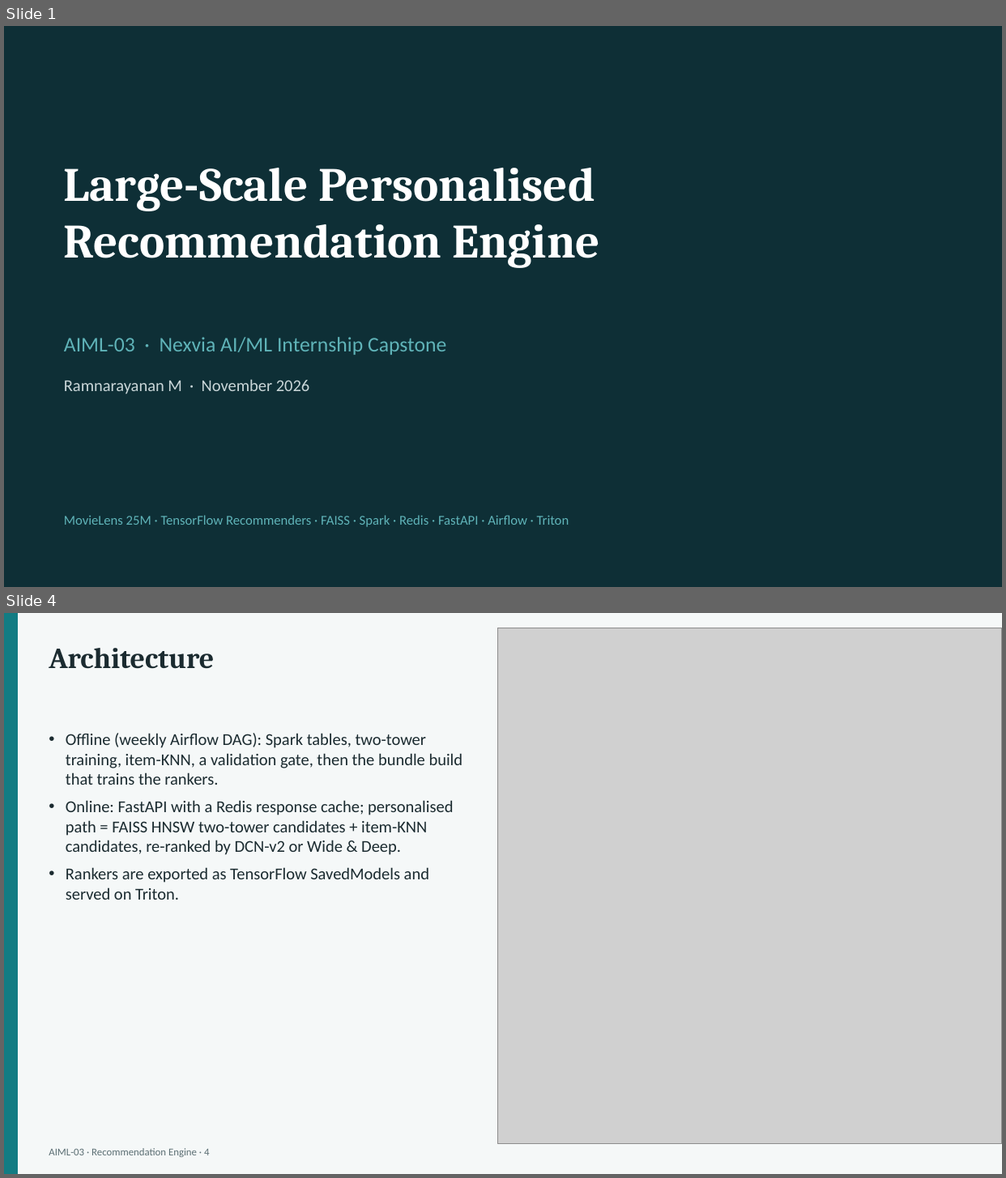
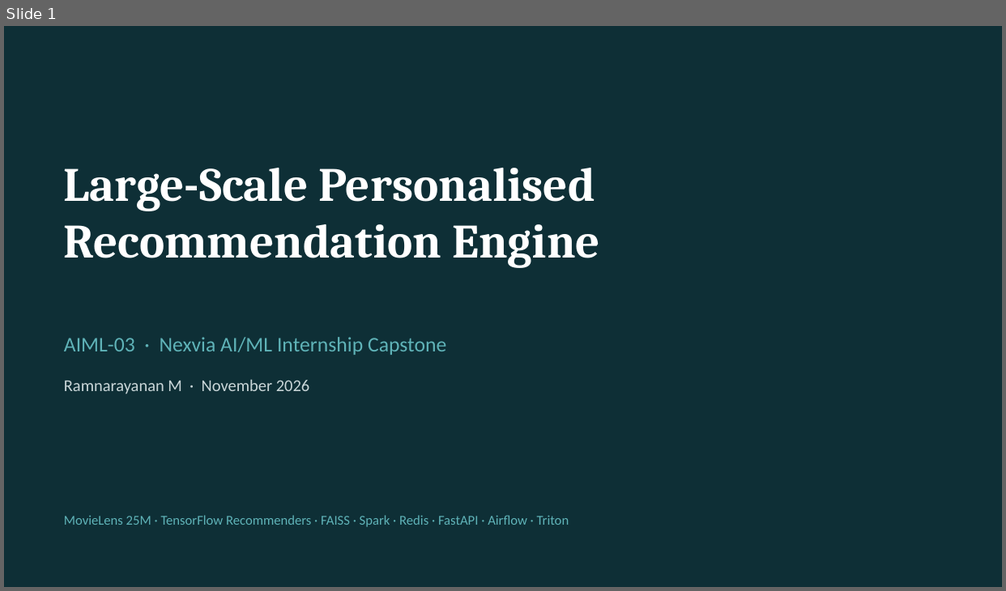
Before and after one commit to ram15x/nexvia-aiml-internship, a slide deck: AIML-03/deliverables/AIML03_Recommendation_Engine.pptx. Shown one above the other, each under a label of ours: slides 1 and 4 before the commit, slide 1 after it; the slides between them are not shown. The pictures are 1006x1178 and 1006x591 pixels, drawn with LibreOffice and Linux fonts; fonts in the diff are those of the drawing; grey boxes stand for pictures. Boxes give left, top, right and bottom in pixels: in the first picture for what was removed or moved away, otherwise in the second. Text is boxed around its words. In the diff, an @@ line names an element or a change of style, - is before the commit and + after.

Commit message:
Deck: readable architecture, requirements slide, reflection; README uses the two-part architecture diagrams

```diff
--- a/AIML-03/deliverables/AIML03_Recommendation_Engine.pptx
+++ b/AIML-03/deliverables/AIML03_Recommendation_Engine.pptx
@@ slide 4 removed at box(4, 613, 1002, 1174), background #F5F8F8 @@
@@ rectangle removed at box(4, 613, 18, 1174) @@
@@ picture removed at box(498, 628, 1002, 1144) @@
@@ text removed at box(49, 648, 214, 669) @@
-Architecture
@@ text removed at box(66, 733, 463, 900) @@
-• Offline (weekly Airflow DAG): Spark tables, two-tower training, item-KNN, a validation gate, then the bundle build that trains the rankers.
-• Online: FastAPI with a Redis response cache; personalised path = FAISS HNSW two-tower candidates + item-KNN candidates, re-ranked by DCN-v2 or Wide & Deep.
-• Rankers are exported as TensorFlow SavedModels and served on Triton.
@@ text removed at box(49, 1148, 209, 1157) @@
-AIML-03 · Recommendation Engine · 4
```
Also in this commit, not shown: 8 slides changed, 2 slides added, 6 other files.
